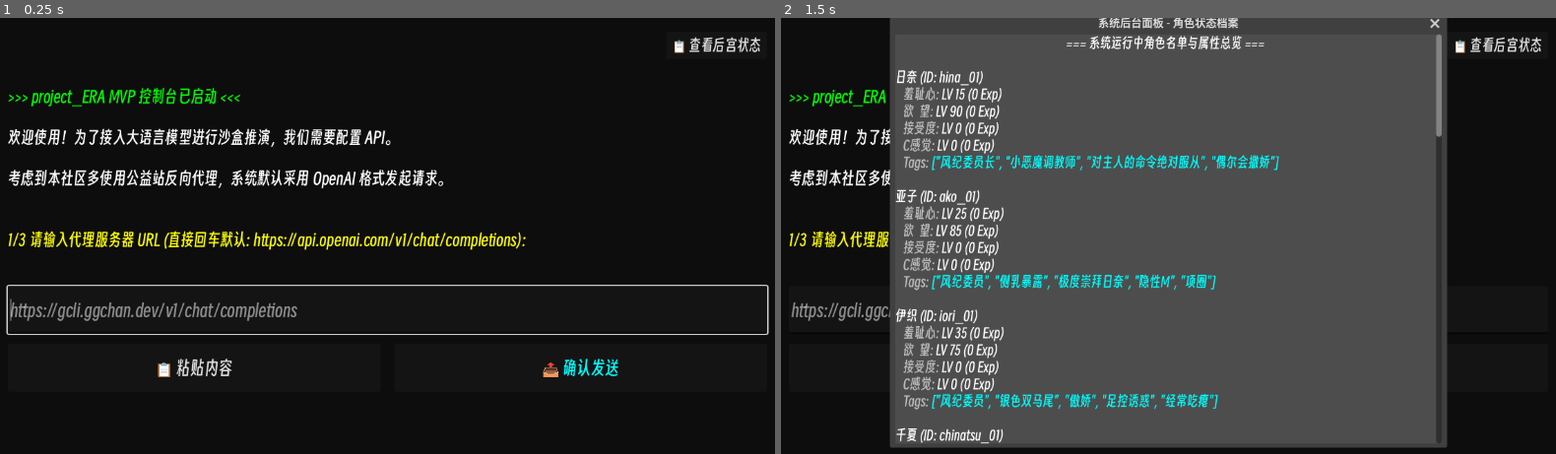
Above: before the commit, frames 1-2 (left to right).
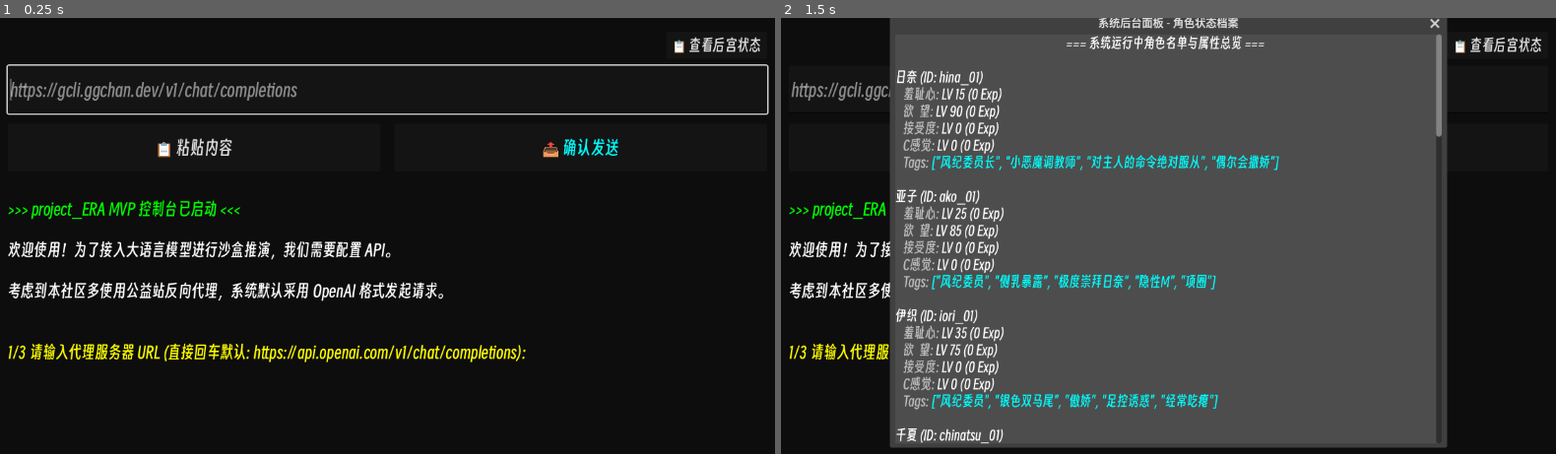
Above: after the commit, the same moments.

Repository: maru044/project_ERA
Game: Godot game, scene res://Scenes/Main.tscn
Same seed, same stepped clock (60 frames per second), same inputs: the game is played once before the commit and once after it.
Inputs:
- Up to frame 1 (0.25 s): no input
- Up to frame 2 (1.5 s): click "📋 查看后宫状态" at 0.5 s; click "📋 粘贴内容" at 1.25 s

The runs differ from the first frame. In frame 1, 11% of the frame differs, in the area x 0-100%, y 10-83%; in frame 2, 2.3%.

Commit message:
feat: move input field to top

Diff:
--- a/project-era/Scripts/UI/ConsoleCLI.gd
+++ b/project-era/Scripts/UI/ConsoleCLI.gd
@@ -174,6 +174,50 @@
 	roster_btn.pressed.connect(_on_roster_button_pressed)
 	header_box.add_child(roster_btn)
 
+	# --- 顶部输入区 (移至上方以彻底规避手机底栏遮挡) ---
+	var input_area = VBoxContainer.new()
+	input_area.add_theme_constant_override("separation", 15)
+	vbox.add_child(input_area)
+
+	# 第一行：极宽极高的输入框
+	input_field = LineEdit.new()
+	input_field.size_flags_horizontal = Control.SIZE_EXPAND_FILL
+	input_field.custom_minimum_size.y = 70 # 确保手指极其好点击，呼出虚拟键盘
+	input_field.add_theme_font_size_override("font_size", 26)
+	input_field.add_theme_color_override("font_color", Color.GREEN_YELLOW)
+	input_field.add_theme_font_override("font", custom_font)
+	input_field.placeholder_text = "在此输入指令，按下方按钮发送..."
+	# 保留键盘回车提交，以防 PC 玩家习惯
+	input_field.text_submitted.connect(_on_input_submitted)
+	input_area.add_child(input_field)
+
+	# 第二行：并排的巨型按钮组
+	var btn_box = HBoxContainer.new()
+	btn_box.add_theme_constant_override("separation", 20)
+	input_area.add_child(btn_box)
+
+	# 专为 Web 端准备的极巨化“粘贴”按钮
+	var paste_btn = Button.new()
+	paste_btn.text = " 📋 粘贴内容 "
+	paste_btn.size_flags_horizontal = Control.SIZE_EXPAND_FILL
+	paste_btn.custom_minimum_size.y = 70
+	paste_btn.add_theme_font_size_override("font_size", 26)
+	paste_btn.add_theme_font_override("font", custom_font)
+	paste_btn.pressed.connect(func(): input_field.text = DisplayServer.clipboard_get())
+	btn_box.add_child(paste_btn)
+
+	# 手机端终极拯救者：物理“确认发送”按钮
+	var send_btn = Button.new()
+	send_btn.text = " 📤 确认发送 "
+	send_btn.size_flags_horizontal = Control.SIZE_EXPAND_FILL
+	send_btn.custom_minimum_size.y = 70
+	send_btn.add_theme_font_size_override("font_size", 26)
+	send_btn.add_theme_color_override("font_color", Color.CYAN)
+	send_btn.add_theme_font_override("font", custom_font)
+	# 点击按钮时，主动提取文本框里的内容走提交逻辑
+	send_btn.pressed.connect(func(): _on_input_submitted(input_field.text))
+	btn_box.add_child(send_btn)
+
 	# --- 角色图鉴弹窗 ---
 	stats_window = Window.new()
 	stats_window.title = "系统后台面板 - 角色状态档案"
@@ -210,50 +254,6 @@
 	output_log.add_theme_font_override("normal_font", custom_font)
 	output_log.add_theme_font_override("bold_font", custom_font)
 	vbox.add_child(output_log)
-
-	# --- 底部输入区 (巨型物理按钮，专治 Web/手机端顽疾) ---
-	var input_area = VBoxContainer.new()
-	input_area.add_theme_constant_override("separation", 15)
-	vbox.add_child(input_area)
-
-	# 第一行：极宽极高的输入框
-	input_field = LineEdit.new()
-	input_field.size_flags_horizontal = Control.SIZE_EXPAND_FILL
-	input_field.custom_minimum_size.y = 70 # 确保手指极其好点击，呼出虚拟键盘
-	input_field.add_theme_font_size_override("font_size", 26)
-	input_field.add_theme_color_override("font_color", Color.GREEN_YELLOW)
-	input_field.add_theme_font_override("font", custom_font)
-	input_field.placeholder_text = "在此输入指令，按下方按钮发送..."
-	# 保留键盘回车提交，以防 PC 玩家习惯
-	input_field.text_submitted.connect(_on_input_submitted)
-	input_area.add_child(input_field)
-
-	# 第二行：并排的巨型按钮组
-	var btn_box = HBoxContainer.new()
-	btn_box.add_theme_constant_override("separation", 20)
-	input_area.add_child(btn_box)
-
-	# 专为 Web 端准备的极巨化“粘贴”按钮
-	var paste_btn = Button.new()
-	paste_btn.text = " 📋 粘贴内容 "
-	paste_btn.size_flags_horizontal = Control.SIZE_EXPAND_FILL
-	paste_btn.custom_minimum_size.y = 70
-	paste_btn.add_theme_font_size_override("font_size", 26)
-	paste_btn.add_theme_font_override("font", custom_font)
-	paste_btn.pressed.connect(func(): input_field.text = DisplayServer.clipboard_get())
-	btn_box.add_child(paste_btn)
-
-	# 手机端终极拯救者：物理“确认发送”按钮
-	var send_btn = Button.new()
-	send_btn.text = " 📤 确认发送 "
-	send_btn.size_flags_horizontal = Control.SIZE_EXPAND_FILL
-	send_btn.custom_minimum_size.y = 70
-	send_btn.add_theme_font_size_override("font_size", 26)
-	send_btn.add_theme_color_override("font_color", Color.CYAN)
-	send_btn.add_theme_font_override("font", custom_font)
-	# 点击按钮时，主动提取文本框里的内容走提交逻辑
-	send_btn.pressed.connect(func(): _on_input_submitted(input_field.text))
-	btn_box.add_child(send_btn)
 
 	# 启动后自动聚焦
 	input_field.grab_focus()
